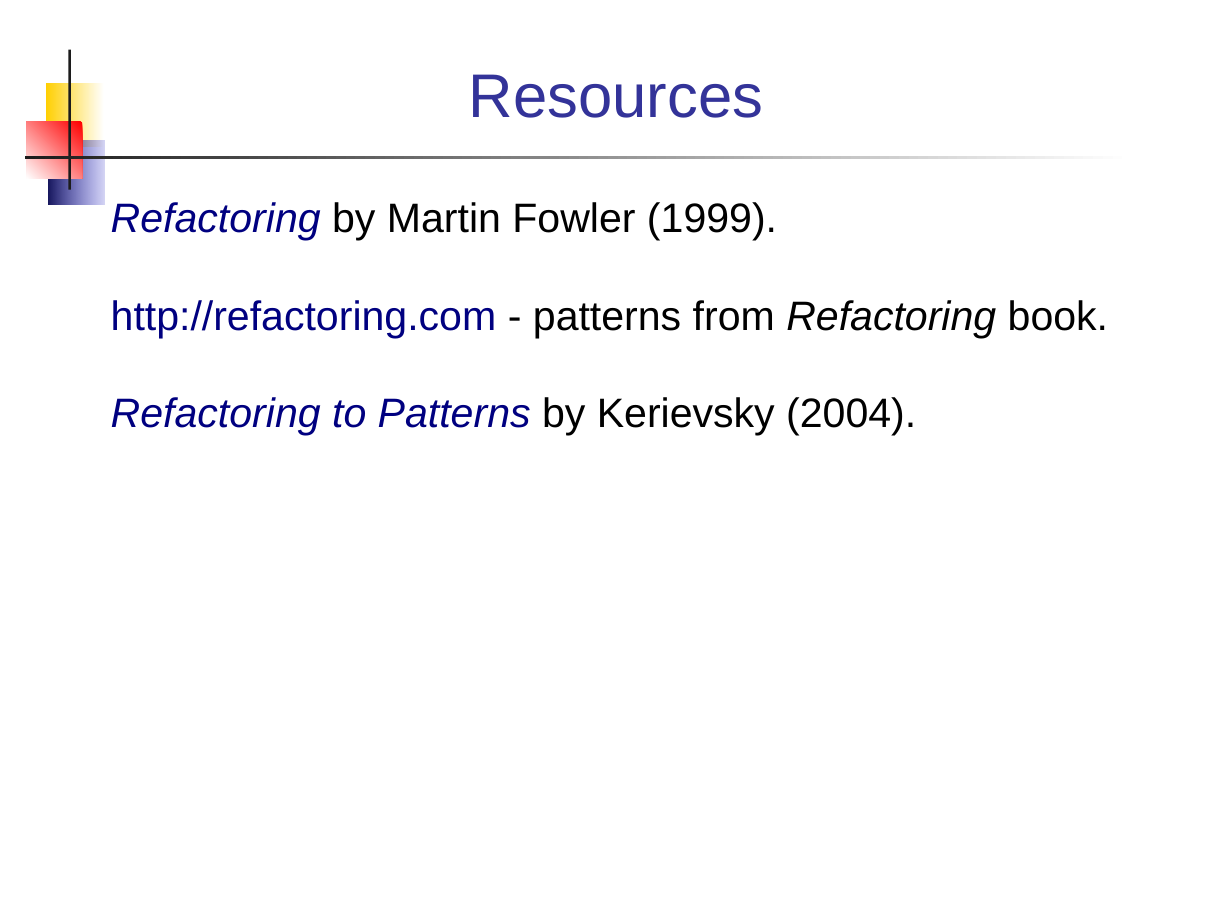
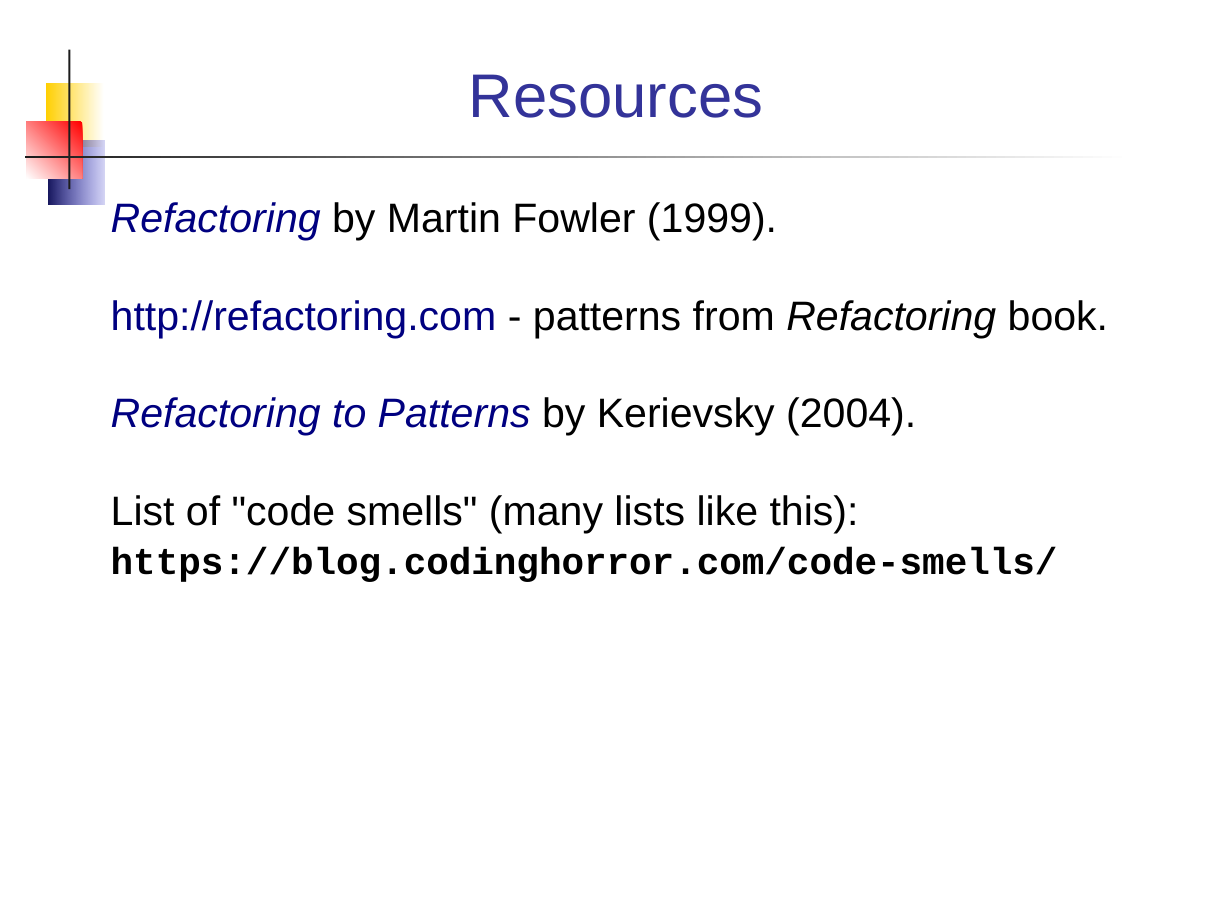
Before and after one commit to jbrucker/SoftwareProcess, a slide deck: slide 17 of week12/Refactoring Patterns.ppt (slide 8 before the commit). Drawn at 1232x924 pixels with LibreOffice and Linux fonts; fonts in the diff are those of the drawing. Boxes give left, top, right and bottom in pixels: in the first picture for what was removed or moved away, otherwise in the second. Text is boxed around its words. In the diff, an @@ line names an element or a change of style, - is before the commit and + after.

Commit message:
add code smells to refactoring slides

```diff
--- a/week12/Refactoring Patterns.ppt
+++ b/week12/Refactoring Patterns.ppt
@@ text at (111, 495, 1058, 582): paragraph added @@
+List of "code smells" (many lists like this): https://blog.codinghorror.com/code-smells/
```
Also in this commit, not shown: 1 other slide changed, 9 slides added, 26 other files.
